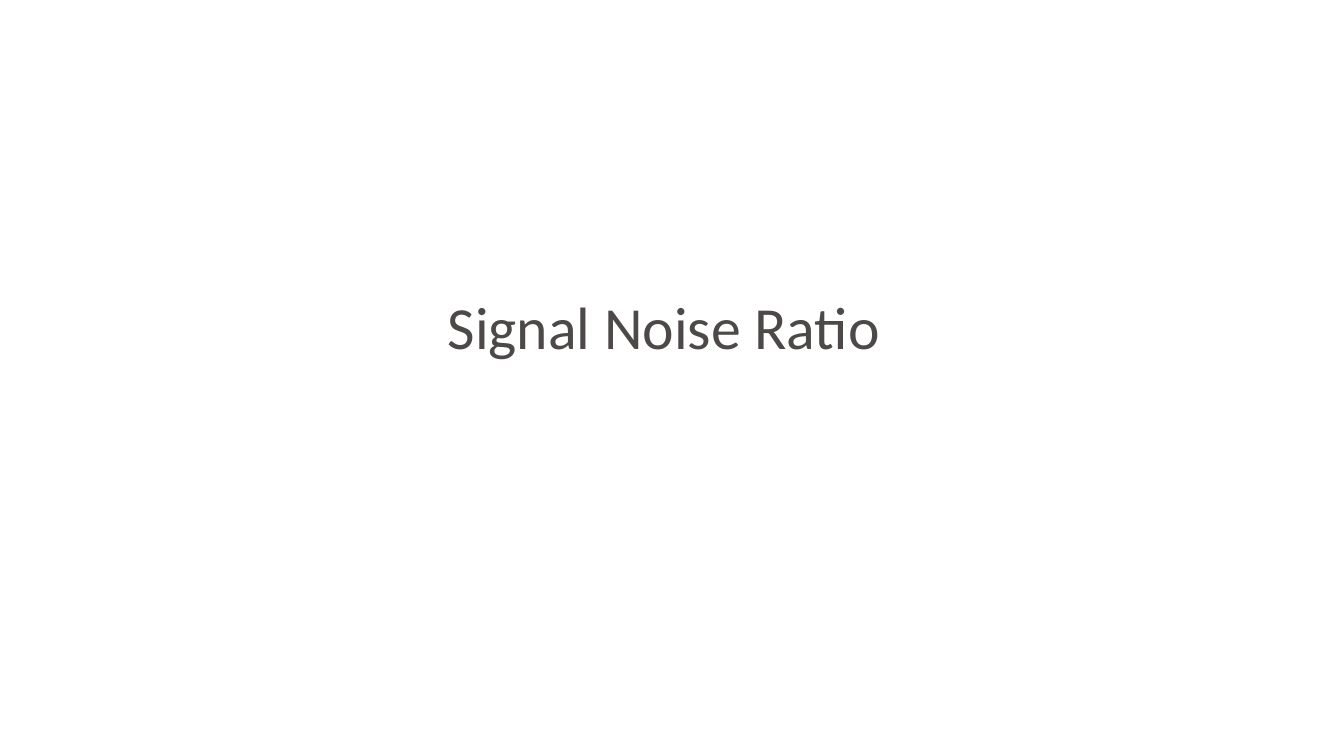
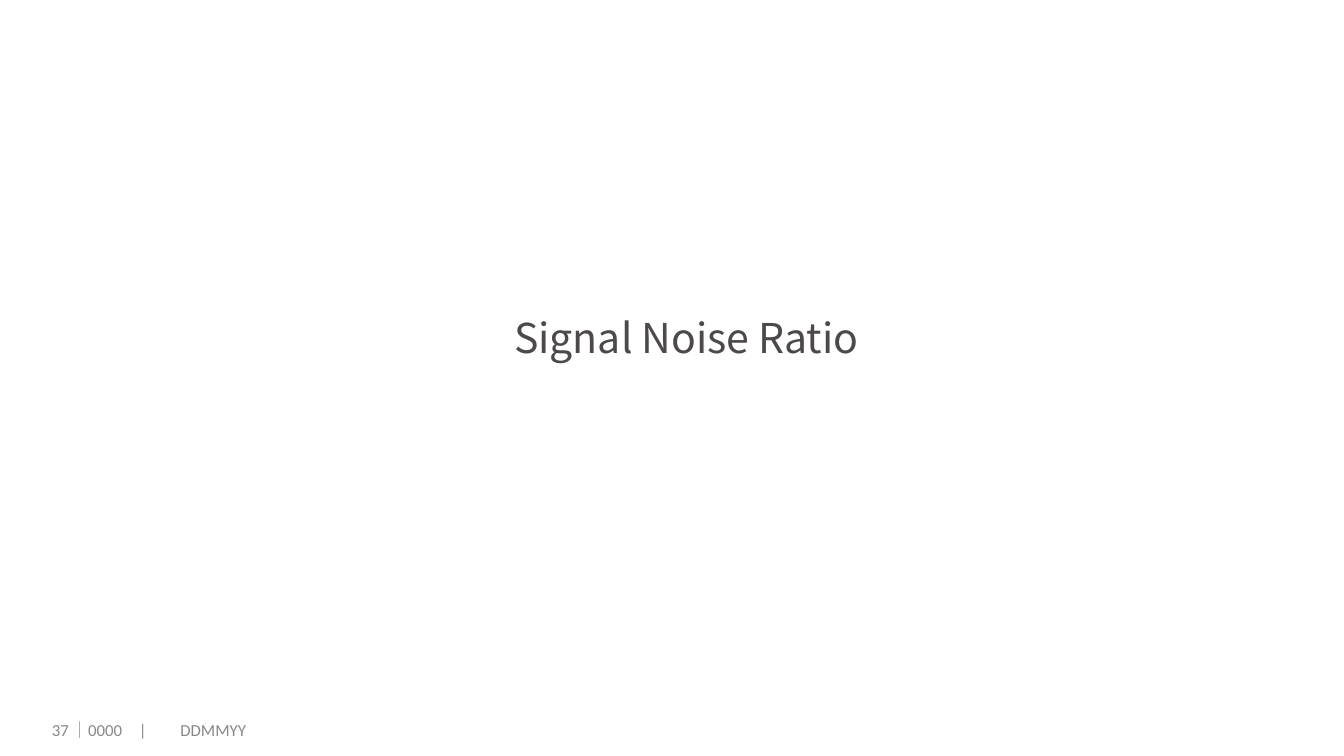
Before and after one commit to dengwx11/GroupLasso, a slide deck: slide 38 of manu & slides/Final.pptx (slide 30 before the commit). Drawn at 1344x756 pixels with LibreOffice and Linux fonts; fonts in the diff are those of the drawing; background and template pictures are left out. Boxes give left, top, right and bottom in pixels: in the first picture for what was removed or moved away, otherwise in the second. Text is boxed around its words. In the diff, an @@ line names an element or a change of style, - is before the commit and + after.

```diff
--- a/manu & slides/Final.pptx
+++ b/manu & slides/Final.pptx
@@ title "Signal Noise Ratio": place and size @@
-title "Signal Noise Ratio" at bbox=[448, 307, 879, 360]
+title "Signal Noise Ratio" at bbox=[514, 320, 859, 364]
@@ title "Signal Noise Ratio" at bbox=[514, 320, 859, 364]: size 32 to 22 pt, font Calibri to Noto Sans CJK JP; indent changed; less space between paragraphs; vertical alignment top to middle @@
@@ page number added at bbox=[52, 725, 69, 736], 9 pt, text #898989 @@
+37
@@ text added at bbox=[71, 721, 246, 738], 9 pt, text #898989 @@
+｜0000 | DDMMYY
```
Also in this commit, not shown: 14 other slides changed, 11 slides added, 3 slides removed, 2 other files.
